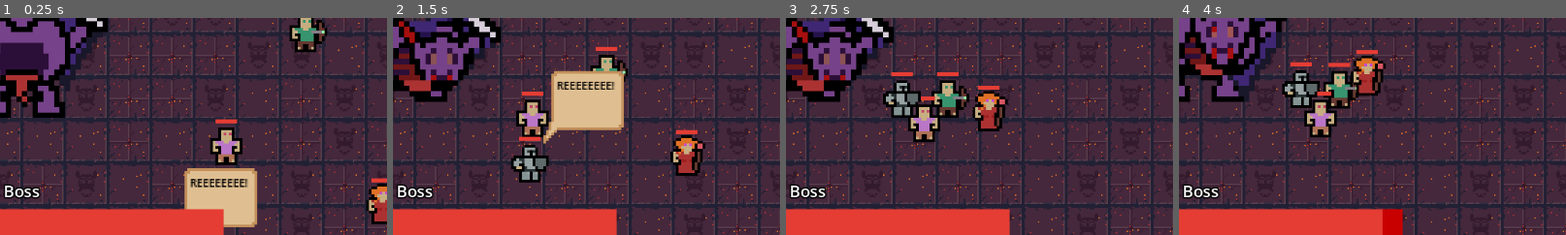
Above: before the commit, frames 1-4 (left to right).
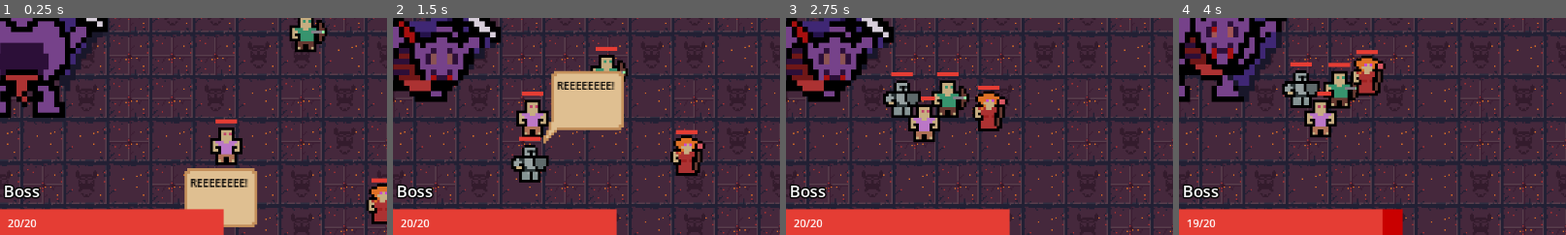
Above: after the commit, the same moments.

Repository: DevFTB/GMTK2023
Game: Godot game, scene res://main.tscn
Two runs of this game, one before a commit and one after it. Both use one fixed random seed, a clock stepped at 60 frames per second and the inputs below.
Inputs (mouse positions are % of the whole screen's width and height, from its top left):
- Up to frame 1 (0.25 s): no input
- Up to frame 2 (1.5 s): tap Enter at 0.5 s; move the mouse to (72, 45) at 0.52 s; hold D (move_right) 0.53-1.25 s; hold Q (activate_combo_1) 0.53-1.25 s; click (72, 45) at 0.67 s; drag from (30, 55) to (45, 70) at 1.27 s
- Up to frame 3 (2.75 s): move the mouse to (60, 28) at 2.02 s; press the mouse at (60, 28) at 2.03 s; hold D (move_right) from 2.03 s (still down)
- Up to frame 4 (4 s): release D (move_right) at 2.75 s; release the mouse at (60, 28) at 2.75 s; drag from (45, 70) to (20, 35) at 2.77 s; move the mouse to (80, 65) at 3.52 s; hold A (move_left) from 3.53 s (still down); hold E (activate_combo_2) from 3.53 s (still down)
The pictures show only the part of the screen within x 47-97%, y 47-97%; the shares and areas given below are measured in that part.

The runs differ from the first frame. In frame 1, 0.2% of the frame differs, in the area x 2-10%, y 92-97%; in frame 2, 0.2%; in frame 3, 0.2%; in frame 4, 0.1%.

Commit message:
Boss health label complete

Diff:
--- a/entities/boss/Boss.gd
+++ b/entities/boss/Boss.gd
@@ -23,6 +23,7 @@
 	names = generate_boss_names(50)
 	boss_name = names[0]
 	boss_name_changed.emit(boss_name)
+	boss_health_changed.emit(health, max_health, 0)
 
 func _process(delta):
 	velocity = movement_dir * movement_speed
--- a/level/gui/boss/BossUI.gd
+++ b/level/gui/boss/BossUI.gd
@@ -7,6 +7,7 @@
 
 func health_changed(new_health, max_health, difference):
 	$BossHealthBar.value = round((float(new_health)/max_health) * 100)
+	$BossHealthBar.get_node("BossHealthLabel").text = "%s/%s" % [new_health, max_health]
 
 func name_changed(name):
 	$BossName.text = name
--- a/main.tscn
+++ b/main.tscn
@@ -180,6 +180,11 @@
 "fail_shake": SubResource("Animation_fmj4h")
 }
 
+[sub_resource type="LabelSettings" id="LabelSettings_l70j4"]
+line_spacing = 0.0
+outline_color = Color(0, 0, 0, 1)
+shadow_size = 0
+
 [node name="Main" type="Node"]
 script = ExtResource("1_y2mx8")
 
@@ -427,5 +432,21 @@
 texture_under = ExtResource("18_4uspl")
 texture_progress = ExtResource("19_opri7")
 
+[node name="BossHealthLabel" type="Label" parent="CanvasLayer/GUI/MarginContainer/BossUI/BossHealthBar"]
+layout_mode = 1
+anchors_preset = 8
+anchor_left = 0.5
+anchor_top = 0.5
+anchor_right = 0.5
+anchor_bottom = 0.5
+offset_left = -20.0
+offset_top = -11.5
+offset_right = 20.0
+offset_bottom = 11.5
+grow_horizontal = 2
+grow_vertical = 2
+text = "0/0"
+label_settings = SubResource("LabelSettings_l70j4")
+
 [connection signal="boss_health_changed" from="Boss" to="CanvasLayer/GUI/MarginContainer/BossUI" method="_on_boss_boss_health_changed"]
 [connection signal="boss_name_changed" from="Boss" to="CanvasLayer/GUI/MarginContainer/BossUI" method="_on_boss_boss_name_changed"]
Not shown: 1 places in main.tscn that only renumber resources
